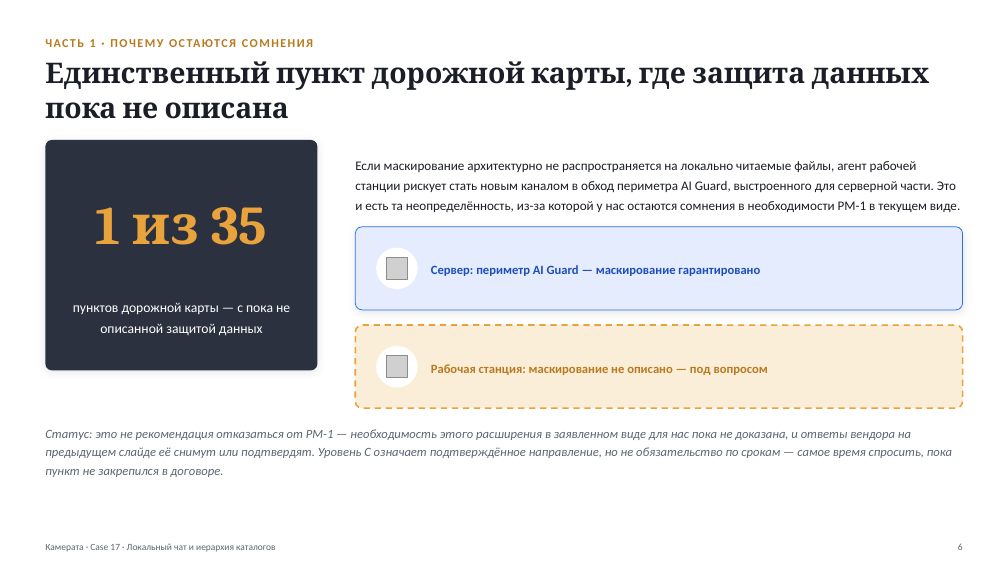
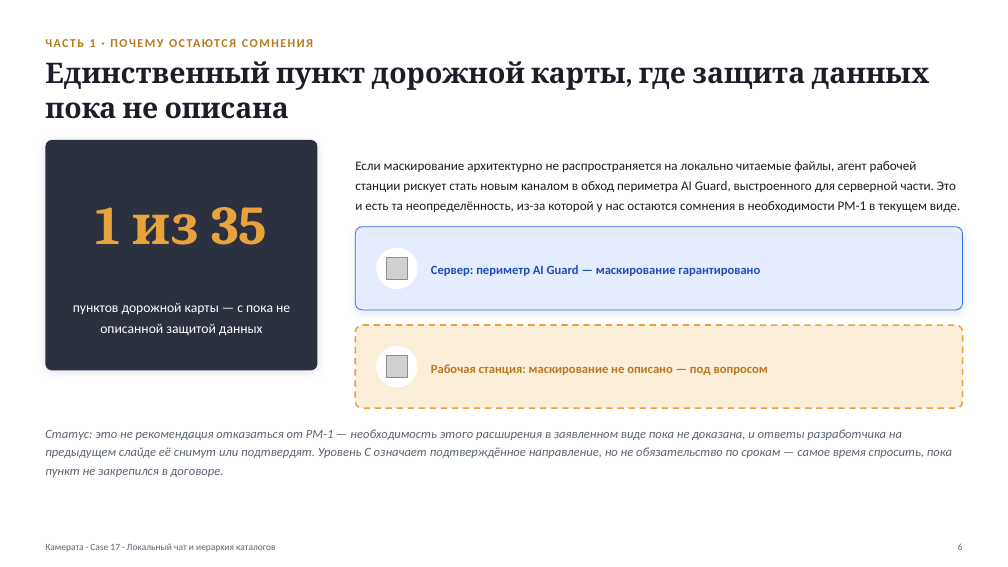
Before and after one commit to vladilslavandrosov-prog/job-RAG, a slide deck: slide 6 of docs/presentations/case-17-lokalny-chat-i-ierarhiya-katalogov.pptx. Drawn at 1008x567 pixels with LibreOffice and Linux fonts; fonts in the diff are those of the drawing; grey boxes stand for pictures. Boxes give left, top, right and bottom in pixels: in the first picture for what was removed or moved away, otherwise in the second. Text is boxed around its words. In the diff, an @@ line names an element or a change of style, - is before the commit and + after.

```diff
--- a/docs/presentations/case-17-lokalny-chat-i-ierarhiya-katalogov.pptx
+++ b/docs/presentations/case-17-lokalny-chat-i-ierarhiya-katalogov.pptx
@@ text at bbox=[45, 429, 952, 477]: text changed @@
-Статус: это не рекомендация отказаться от РМ-1 — необходимость этого расширения в заявленном виде для нас пока не доказана, и ответы вендора на предыдущем слайде её снимут или подтвердят. Уровень C означает подтверждённое направление, но не обязательство по срокам — самое время спросить, пока пункт не закрепился в договоре.
+Статус: это не рекомендация отказаться от РМ-1 — необходимость этого расширения в заявленном виде пока не доказана, и ответы разработчика на предыдущем слайде её снимут или подтвердят. Уровень C означает подтверждённое направление, но не обязательство по срокам — самое время спросить, пока пункт не закрепился в договоре.
```
Also in this commit, not shown: 11 other slides changed.
